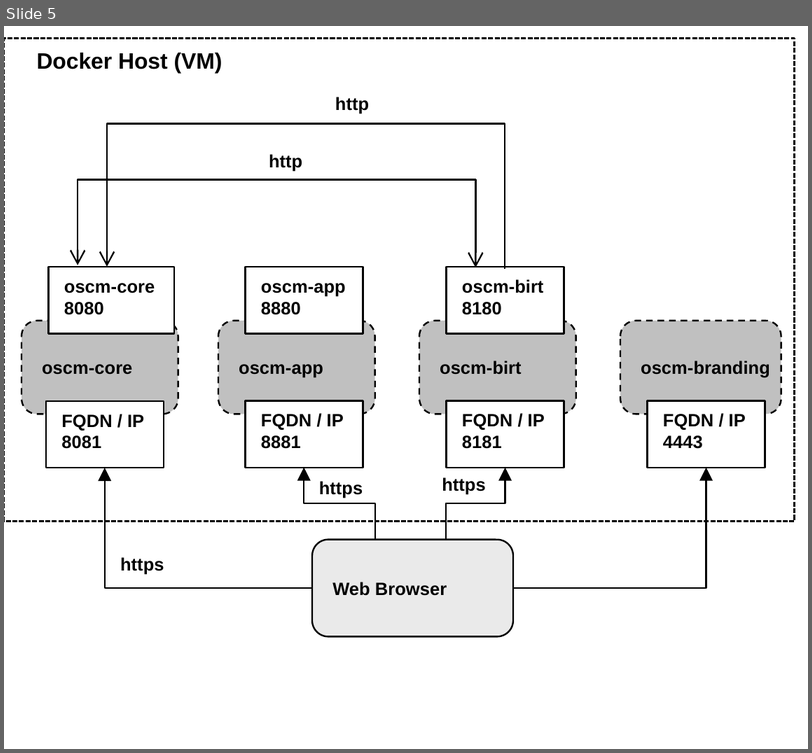
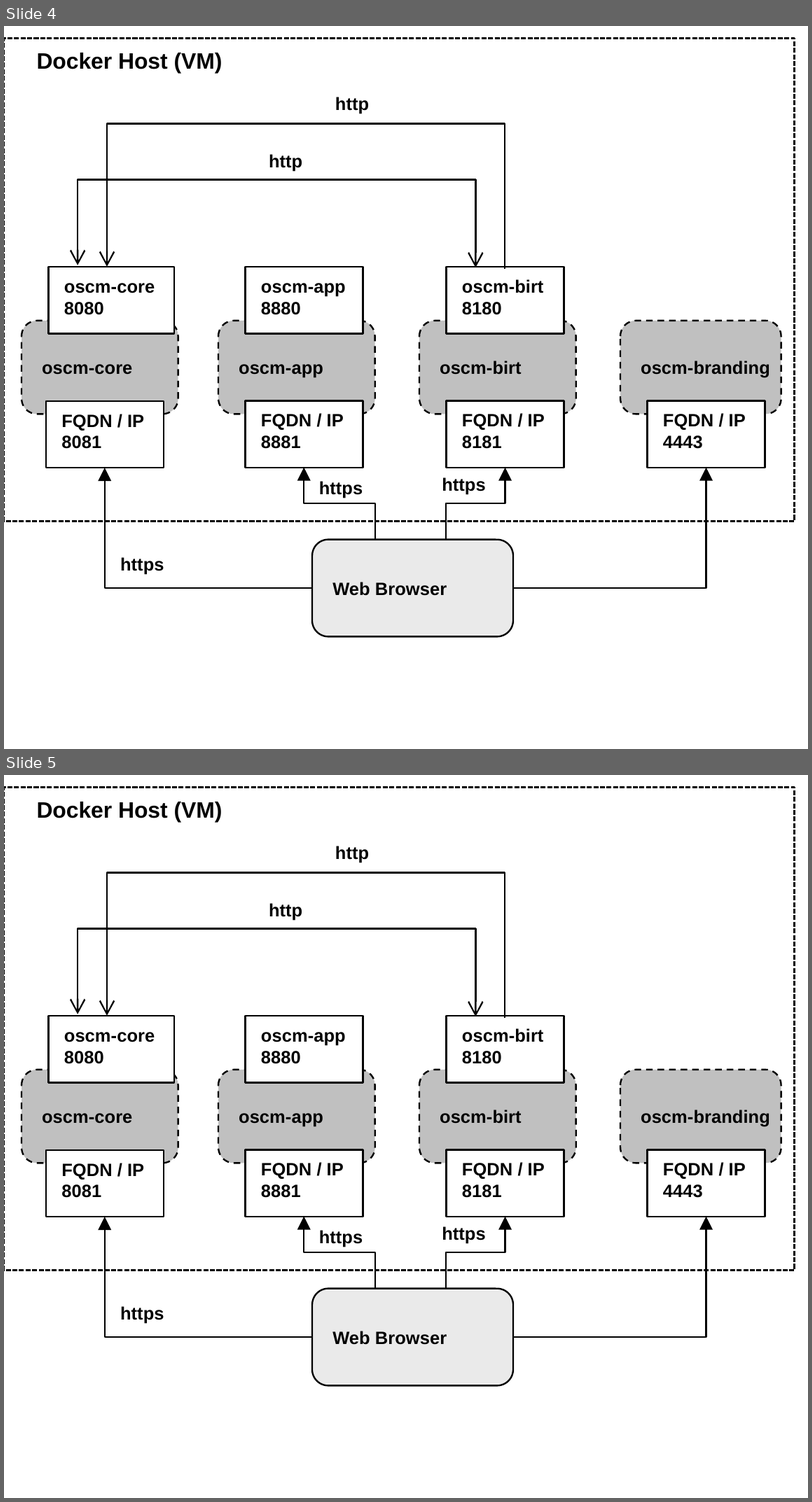
Before and after one commit to servicecatalog/documentation, a slide deck: Development/DocSources/en/Shared/_images/Architecture.ppt. Shown one above the other, each under a label of ours: slide 5 before the commit, slides 4 and 5 after it. The pictures are 812x753 and 812x1502 pixels, drawn with LibreOffice and Linux fonts; fonts in the diff are those of the drawing. Boxes give left, top, right and bottom in pixels: in the first picture for what was removed or moved away, otherwise in the second. Text is boxed around its words. In the diff, an @@ line names an element or a change of style, - is before the commit and + after.

```diff
--- a/Development/DocSources/en/Shared/_images/Architecture.ppt
+++ b/Development/DocSources/en/Shared/_images/Architecture.ppt
@@ slide 5 added at (x1=4, y1=775, x2=808, y2=1498), background #FFFFFF @@
@@ rectangle added at (x1=4, y1=788, x2=795, y2=1271), outline #000000 0.74 pt dashed @@
@@ text added at (x1=37, y1=802, x2=222, y2=822), 10 pt, text #000000, bold @@
+Docker Host (VM)
@@ text added at (x1=335, y1=846, x2=369, y2=863), 8 pt, text #000000, bold @@
+http
@@ elbow arrow added from (504, 1018) to (107, 1016), #000000 0.74 pt @@
@@ text added at (x1=269, y1=903, x2=302, y2=920), 8 pt, text #000000, bold @@
+http
@@ elbow double arrow added from (475, 1016) to (78, 1014), #000000 0.74 pt @@
@@ rectangle added at (x1=49, y1=1016, x2=174, y2=1082), fill #FFFFFF, outline #000000 0.74 pt, 8 pt, text #000000, bold @@
+oscm-core
+8080
@@ rectangle added at (x1=245, y1=1016, x2=362, y2=1082), fill #FFFFFF, outline #000000 0.74 pt, 8 pt, text #000000, bold @@
+oscm-app
+8880
@@ rectangle added at (x1=446, y1=1016, x2=563, y2=1082), fill #FFFFFF, outline #000000 0.74 pt, 8 pt, text #000000, bold @@
+oscm-birt
+8180
@@ rounded rectangle added at (x1=22, y1=1069, x2=178, y2=1162), fill #C0C0C0, outline #000000 0.74 pt dashed, 8 pt, text #000000, bold @@
+oscm-core
@@ rounded rectangle added at (x1=218, y1=1069, x2=374, y2=1162), fill #C0C0C0, outline #000000 0.74 pt dashed, 8 pt, text #000000, bold @@
+oscm-app
@@ rounded rectangle added at (x1=418, y1=1069, x2=574, y2=1162), fill #C0C0C0, outline #000000 0.74 pt dashed, 8 pt, text #000000, bold @@
+oscm-birt
@@ rounded rectangle added at (x1=619, y1=1069, x2=780, y2=1162), fill #C0C0C0, outline #000000 0.74 pt dashed, 8 pt, text #000000, bold @@
+oscm-branding
@@ rectangle added at (x1=46, y1=1151, x2=163, y2=1217), fill #FFFFFF, outline #000000 0.74 pt, 8 pt, text #000000, bold @@
+FQDN / IP
+8081
@@ rectangle added at (x1=245, y1=1149, x2=362, y2=1215), fill #FFFFFF, outline #000000 0.74 pt, 8 pt, text #000000, bold @@
+FQDN / IP
+8881
@@ rectangle added at (x1=446, y1=1149, x2=563, y2=1215), fill #FFFFFF, outline #000000 0.74 pt, 8 pt, text #000000, bold @@
+FQDN / IP
+8181
@@ rectangle added at (x1=647, y1=1149, x2=764, y2=1215), fill #FFFFFF, outline #000000 0.74 pt, 8 pt, text #000000, bold @@
+FQDN / IP
+4443
@@ elbow arrow added from (313, 1338) to (106, 1217), #000000 0.74 pt @@
@@ elbow arrow added from (375, 1289) to (304, 1217), #000000 0.74 pt @@
@@ text added at (x1=319, y1=1230, x2=362, y2=1247), 8 pt, text #000000, bold @@
+https
@@ text added at (x1=442, y1=1226, x2=485, y2=1244), 8 pt, text #000000, bold @@
+https
@@ elbow arrow added from (446, 1289) to (505, 1217), #000000 0.74 pt @@
@@ elbow arrow added from (514, 1338) to (706, 1217), #000000 0.74 pt @@
@@ rounded rectangle added at (x1=313, y1=1289, x2=514, y2=1385), fill #EAEAEA, outline #000000 0.74 pt, 8 pt, text #000000, bold @@
+Web Browser
@@ text added at (x1=120, y1=1306, x2=164, y2=1323), 8 pt, text #000000, bold @@
+https
@@ what was slide 5 is now slide 4 @@
```
Also in this commit, not shown: 1 slide removed, 18 other files.
